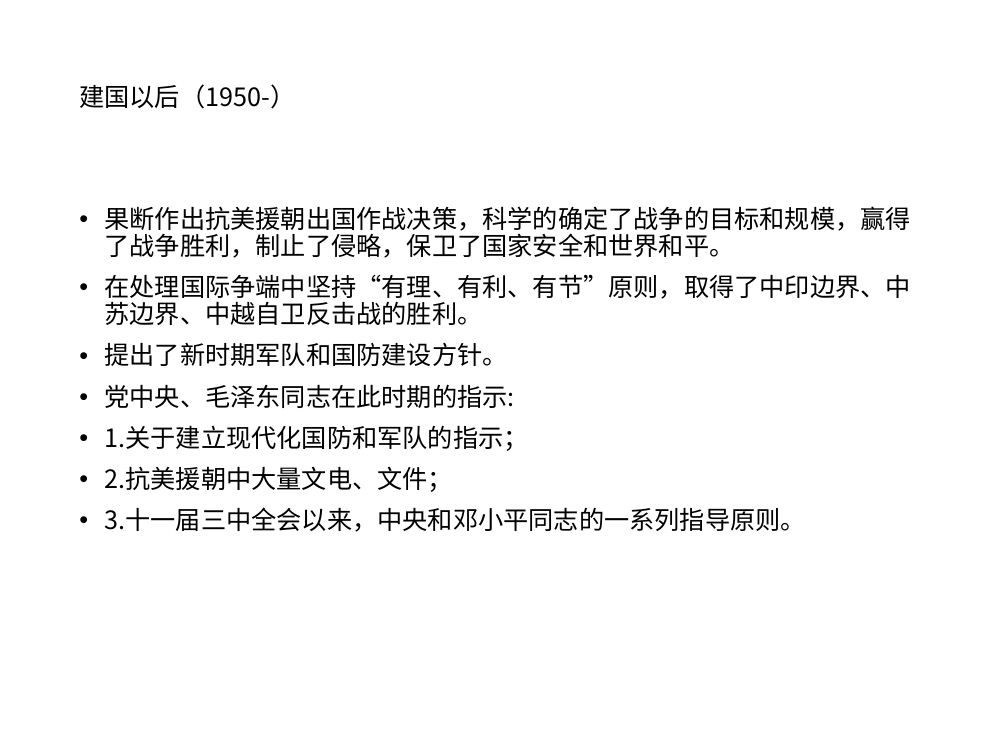
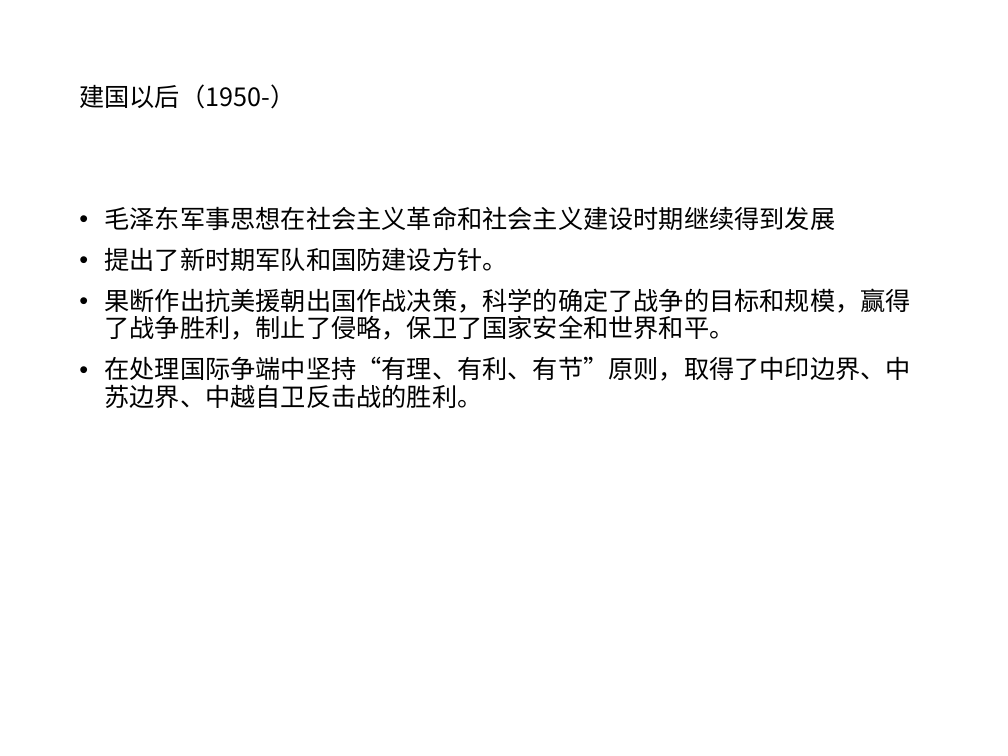
Before and after one commit to 117503445/history-ppt, a slide deck: slide 21 of 近代史张都铭小组-结构.pptx (slide 23 before the commit). Drawn at 1008x756 pixels with LibreOffice and Linux fonts; fonts in the diff are those of the drawing. Boxes give left, top, right and bottom in pixels: in the first picture for what was removed or moved away, otherwise in the second. Text is boxed around its words. In the diff, an @@ line names an element or a change of style, - is before the commit and + after.

```diff
--- a/近代史张都铭小组-结构.pptx
+++ b/近代史张都铭小组-结构.pptx
@@ text at (105, 206, 836, 271): paragraphs added @@
+• 毛泽东军事思想在社会主义革命和社会主义建设时期继续得到发展
+• 提出了新时期军队和国防建设方针。
@@ text at (105, 342, 806, 532): paragraphs removed @@
-• 提出了新时期军队和国防建设方针。
-• 党中央、毛泽东同志在此时期的指示:
-• 1.关于建立现代化国防和军队的指示；
-• 2.抗美援朝中大量文电、文件；
-• 3.十一届三中全会以来，中央和邓小平同志的一系列指导原则。
```
Also in this commit, not shown: 1 other slide changed, 2 slides removed.
